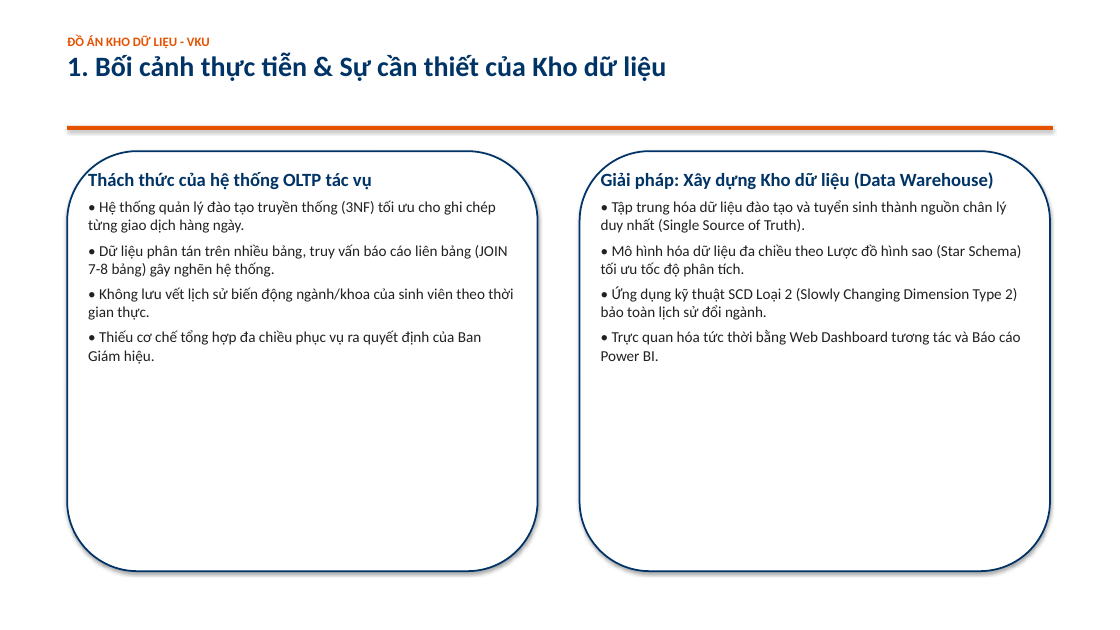
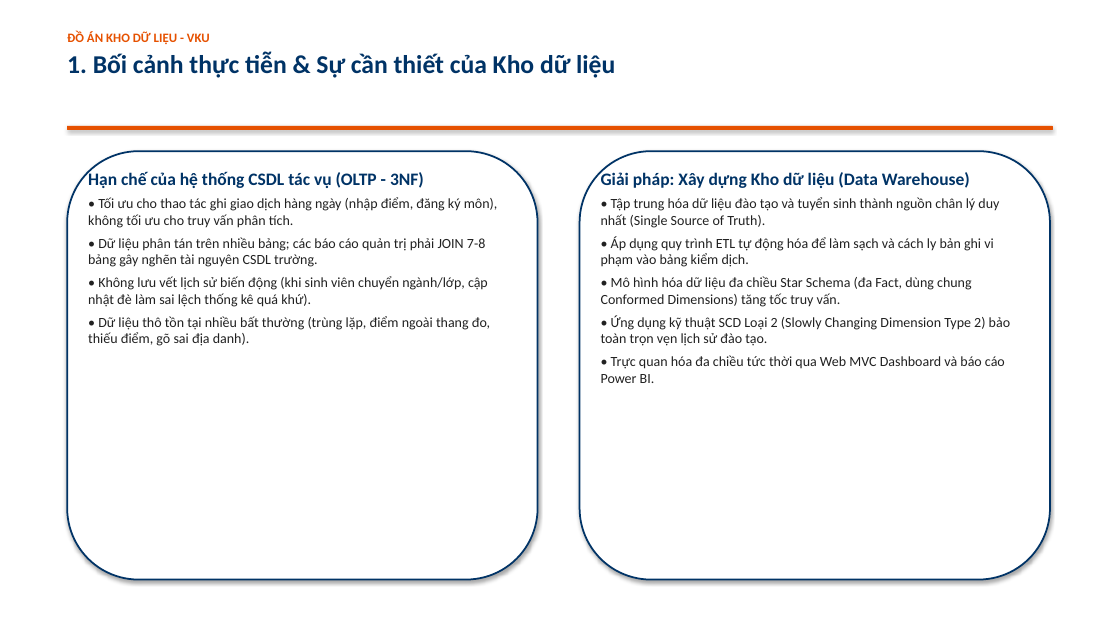
Before and after one commit to Hoang-tap-lap-trinh/Kho_du_lieu, a slide deck: slide 2 of docs/Slide_Thuyet_Trinh_Kho_du_lieu.pptx. Drawn at 1120x630 pixels with LibreOffice and Linux fonts; fonts in the diff are those of the drawing. Boxes give left, top, right and bottom in pixels: in the first picture for what was removed or moved away, otherwise in the second. Text is boxed around its words. In the diff, an @@ line names an element or a change of style, - is before the commit and + after.

```diff
--- a/docs/Slide_Thuyet_Trinh_Kho_du_lieu.pptx
+++ b/docs/Slide_Thuyet_Trinh_Kho_du_lieu.pptx
@@ text at (x1=67, y1=53, x2=615, y2=78): size 24 to 22 pt in "1. Bối cảnh thực tiễn & Sự ..."; more space between paragraphs @@
@@ rounded rectangle resized from (x1=67, y1=151, x2=538, y2=571) to (x1=67, y1=151, x2=538, y2=580) @@
@@ text at (x1=88, y1=171, x2=498, y2=346): text changed; size 13 to 12 pt @@
-Thách thức của hệ thống OLTP tác vụ
-• Hệ thống quản lý đào tạo truyền thống (3NF) tối ưu cho ghi chép từng giao dịch hàng ngày.
-• Dữ liệu phân tán trên nhiều bảng, truy vấn báo cáo liên bảng (JOIN 7-8 bảng) gây nghẽn hệ thống.
-• Không lưu vết lịch sử biến động ngành/khoa của sinh viên theo thời gian thực.
-• Thiếu cơ chế tổng hợp đa chiều phục vụ ra quyết định của Ban Giám hiệu.
+Hạn chế của hệ thống CSDL tác vụ (OLTP - 3NF)
+• Tối ưu cho thao tác ghi giao dịch hàng ngày (nhập điểm, đăng ký môn), không tối ưu cho truy vấn phân tích.
+• Dữ liệu phân tán trên nhiều bảng; các báo cáo quản trị phải JOIN 7-8 bảng gây nghẽn tài nguyên CSDL trường.
+• Không lưu vết lịch sử biến động (khi sinh viên chuyển ngành/lớp, cập nhật đè làm sai lệch thống kê quá khứ).
+• Dữ liệu thô tồn tại nhiều bất thường (trùng lặp, điểm ngoài thang đo, thiếu điểm, gõ sai địa danh).
@@ rounded rectangle resized from (x1=580, y1=151, x2=1050, y2=571) to (x1=580, y1=151, x2=1050, y2=580) @@
@@ text at (x1=601, y1=171, x2=999, y2=228): size 16 to 15 pt in "Giải pháp: Xây dựng Kho dữ liệu ..."; size 13 to 12 pt in "• Tập trung hóa dữ liệu đào ..."; less space between paragraphs @@
@@ text at (x1=601, y1=236, x2=1010, y2=383): text changed; size 13 to 12 pt @@
-• Mô hình hóa dữ liệu đa chiều theo Lược đồ hình sao (Star Schema) tối ưu tốc độ phân tích.
-• Ứng dụng kỹ thuật SCD Loại 2 (Slowly Changing Dimension Type 2) bảo toàn lịch sử đổi ngành.
-• Trực quan hóa tức thời bằng Web Dashboard tương tác và Báo cáo Power BI.
+• Áp dụng quy trình ETL tự động hóa để làm sạch và cách ly bản ghi vi phạm vào bảng kiểm dịch.
+• Mô hình hóa dữ liệu đa chiều Star Schema (đa Fact, dùng chung Conformed Dimensions) tăng tốc truy vấn.
+• Ứng dụng kỹ thuật SCD Loại 2 (Slowly Changing Dimension Type 2) bảo toàn trọn vẹn lịch sử đào tạo.
+• Trực quan hóa đa chiều tức thời qua Web MVC Dashboard và báo cáo Power BI.
```
Also in this commit, not shown: 12 other slides changed, 9 other files.
